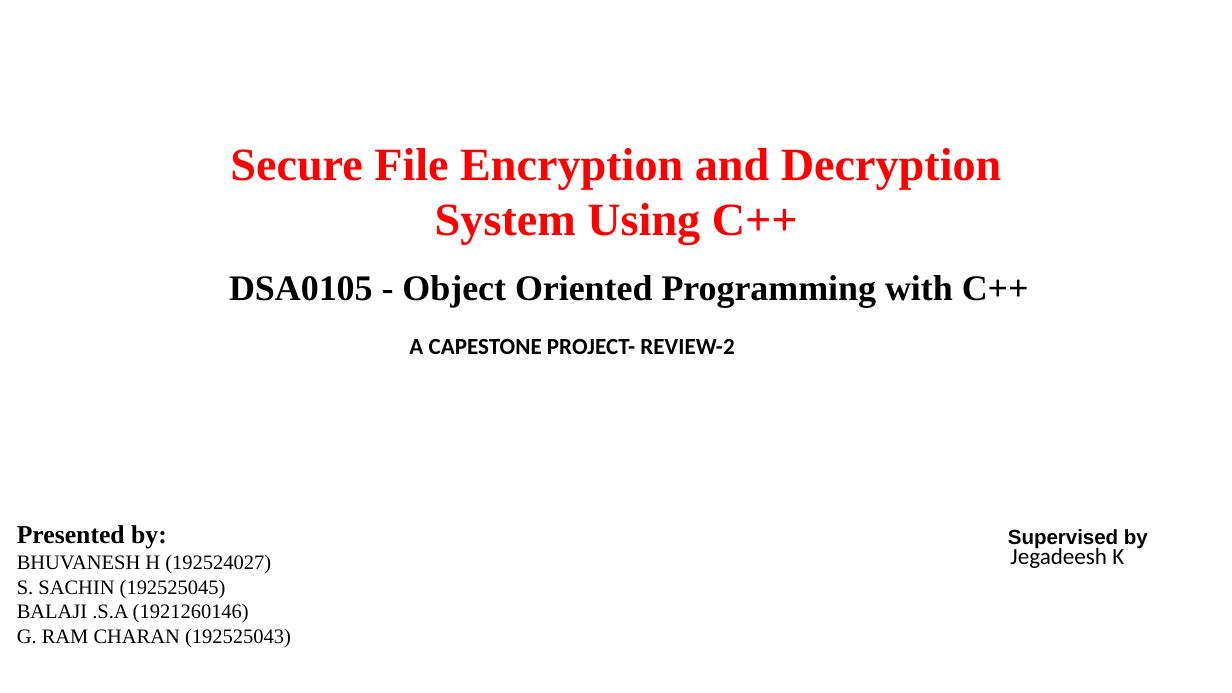
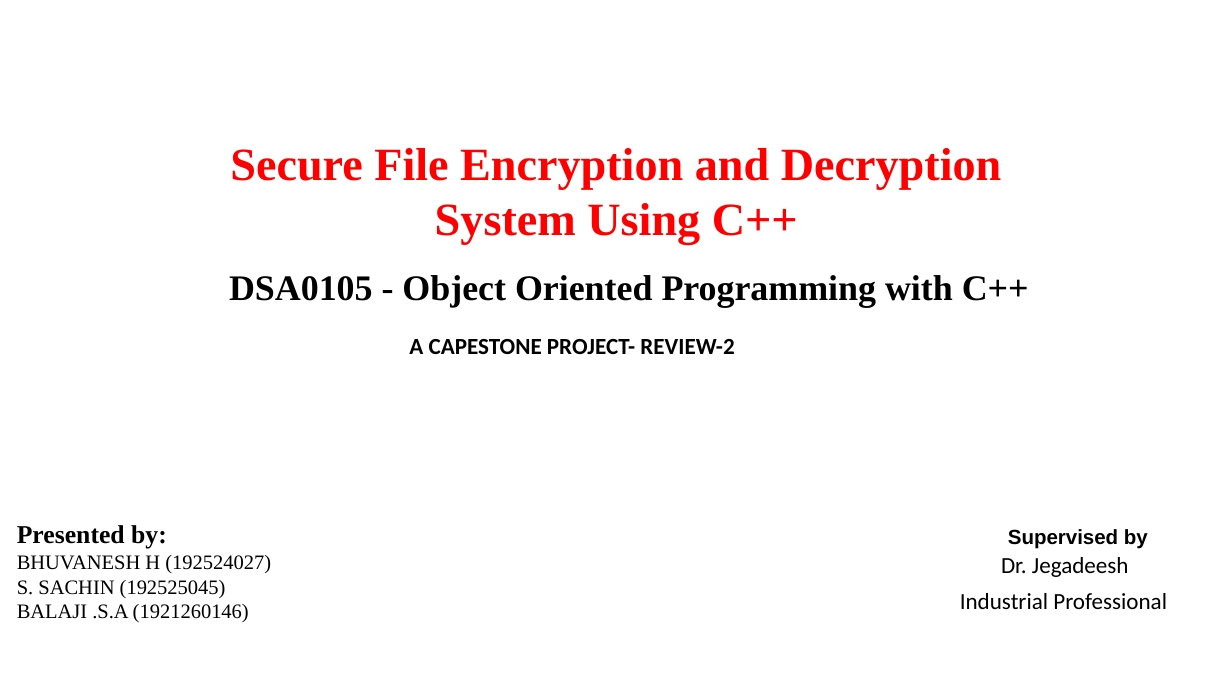
Before and after one commit to Bhuvispartiate/DSA0105, a slide deck: slide 1 of Capstone/REVIEW 2.pptx. Drawn at 1232x693 pixels with LibreOffice and Linux fonts; fonts in the diff are those of the drawing; background and template pictures are left out. Boxes give left, top, right and bottom in pixels: in the first picture for what was removed or moved away, otherwise in the second. Text is boxed around its words. In the diff, an @@ line names an element or a change of style, - is before the commit and + after.

```diff
--- a/Capstone/REVIEW 2.pptx
+++ b/Capstone/REVIEW 2.pptx
@@ text at box(960, 557, 1167, 609): text changed @@
-Jegadeesh K
+Dr. Jegadeesh
+Industrial Professional
@@ text at box(17, 629, 291, 647): paragraph removed @@
-G. RAM CHARAN (192525043)
```
Also in this commit, not shown: 1 other file.
